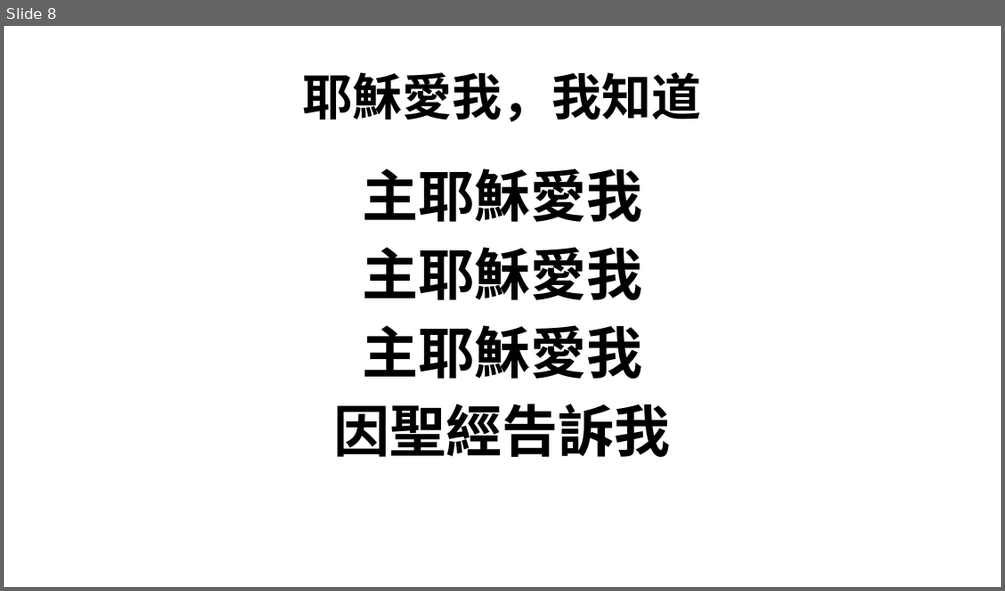
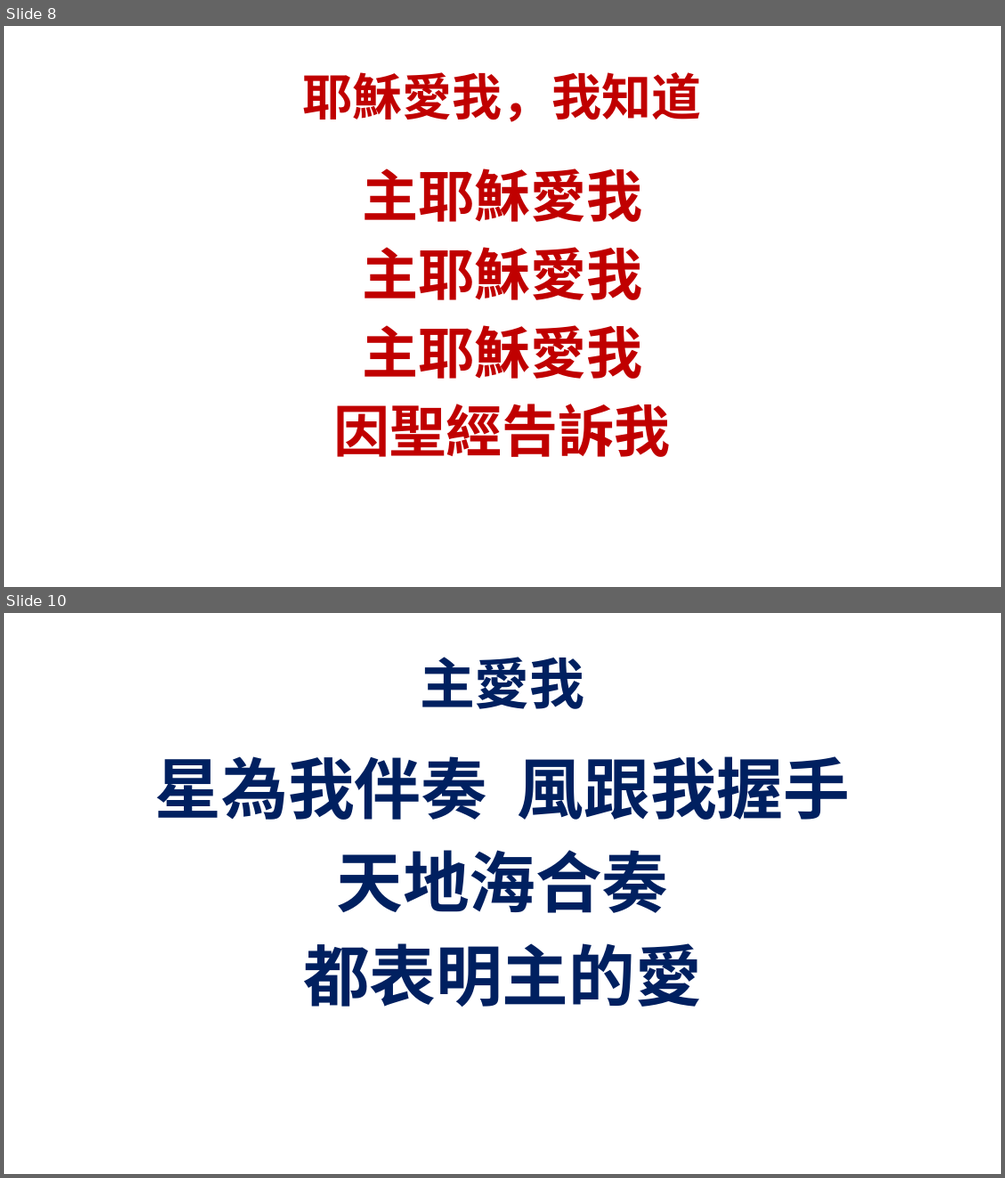
Before and after one commit to batisuoc/bible-school, a slide deck: 2020/9月.pptx. Shown one above the other, each under a label of ours: slide 8 before the commit, slides 8 and 10 after it; the slides between them are not shown. The pictures are 1005x591 and 1005x1178 pixels, drawn with LibreOffice and Linux fonts; fonts in the diff are those of the drawing; background and template pictures are left out. Boxes give left, top, right and bottom in pixels: in the first picture for what was removed or moved away, otherwise in the second. Text is boxed around its words. In the diff, an @@ line names an element or a change of style, - is before the commit and + after.

```diff
--- a/2020/9月.pptx
+++ b/2020/9月.pptx
@@ slide 10 added at bbox=[4, 613, 1001, 1174], background picture (left out) @@
@@ title added at bbox=[420, 657, 585, 709], 53 pt, text #002060, bold @@
+主愛我
@@ text added at bbox=[155, 756, 850, 1006], 64 pt, text #002060, bold @@
+星為我伴奏 風跟我握手
+天地海合奏
+都表明主的愛
@@ slide 8 changed as well @@
@@ title "耶穌愛我，我知道" at bbox=[303, 72, 702, 122]: text colour #000000 to #C00000 @@
@@ text "主耶穌愛我" at bbox=[334, 168, 671, 457]: text colour #000000 to #C00000 @@
```
Also in this commit, not shown: 7 other slides changed, 1 other slide added, 1 other file.
